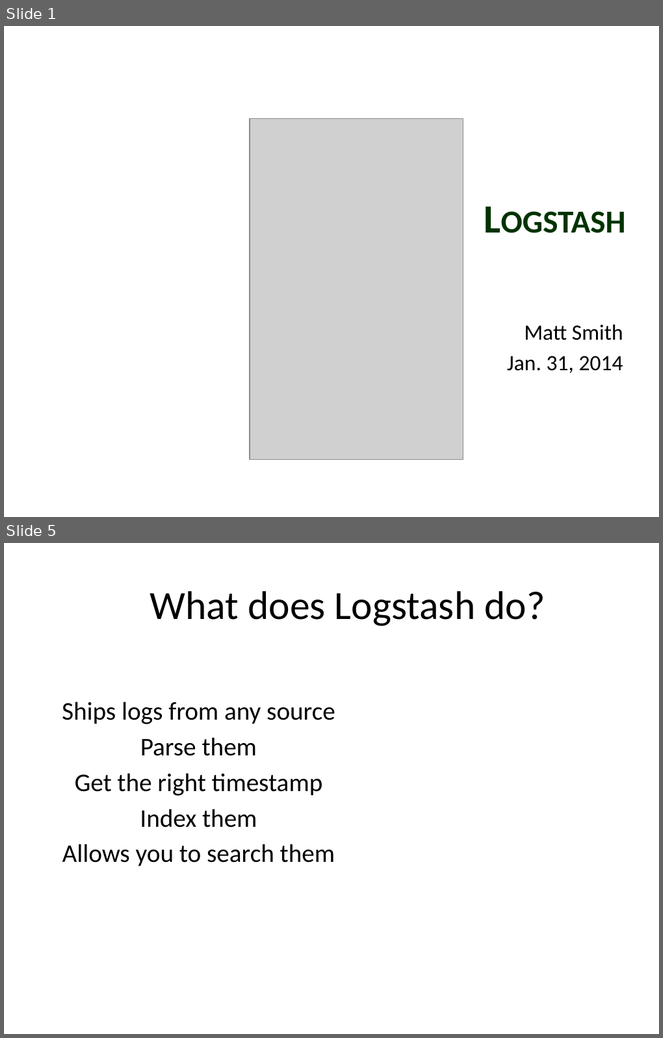
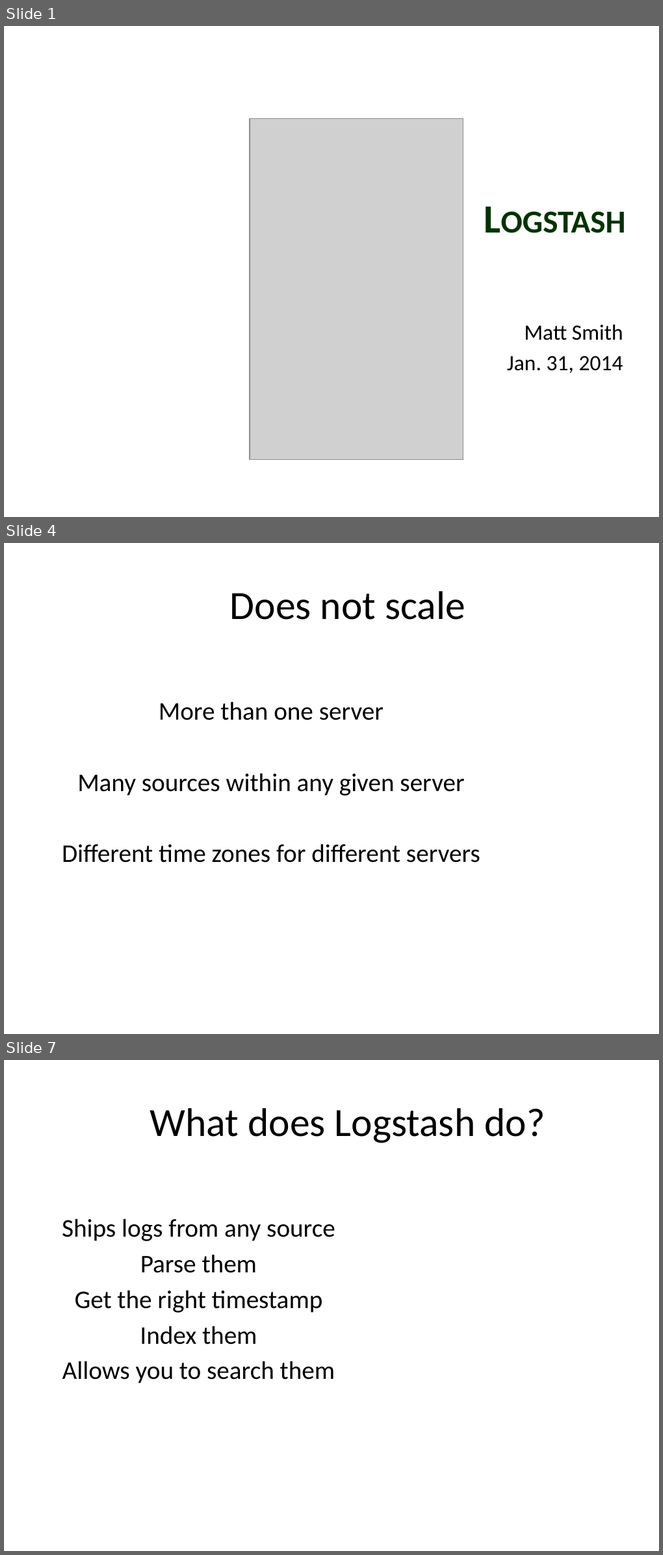
Before and after one commit to mtscout6/my-presentations, a slide deck: Logstash/Logstash slide deck.pptx. Shown one above the other, each under a label of ours: slides 1 and 5 before the commit, slides 1, 4 and 7 after it; the slides between them are not shown. The pictures are 663x1038 and 663x1555 pixels, drawn with LibreOffice and Linux fonts; fonts in the diff are those of the drawing; grey boxes stand for pictures; background and template pictures are left out. Boxes give left, top, right and bottom in pixels: in the first picture for what was removed or moved away, otherwise in the second. Text is boxed around its words. In the diff, an @@ line names an element or a change of style, - is before the commit and + after.

```diff
--- a/Logstash/Logstash slide deck.pptx
+++ b/Logstash/Logstash slide deck.pptx
@@ slide 4 added at [4,543,659,1034], background picture (left out) @@
@@ title added at [230,591,466,620], 44 pt, text #000000 @@
+Does not scale
@@ text added at [62,702,480,863], 28 pt, text #000000 @@
+More than one server
+Many sources within any given server
+Different time zones for different servers
@@ what was slide 5 is now slide 7 @@
```
Also in this commit, not shown: 5 slides changed, 4 other slides added, 1 other file.
